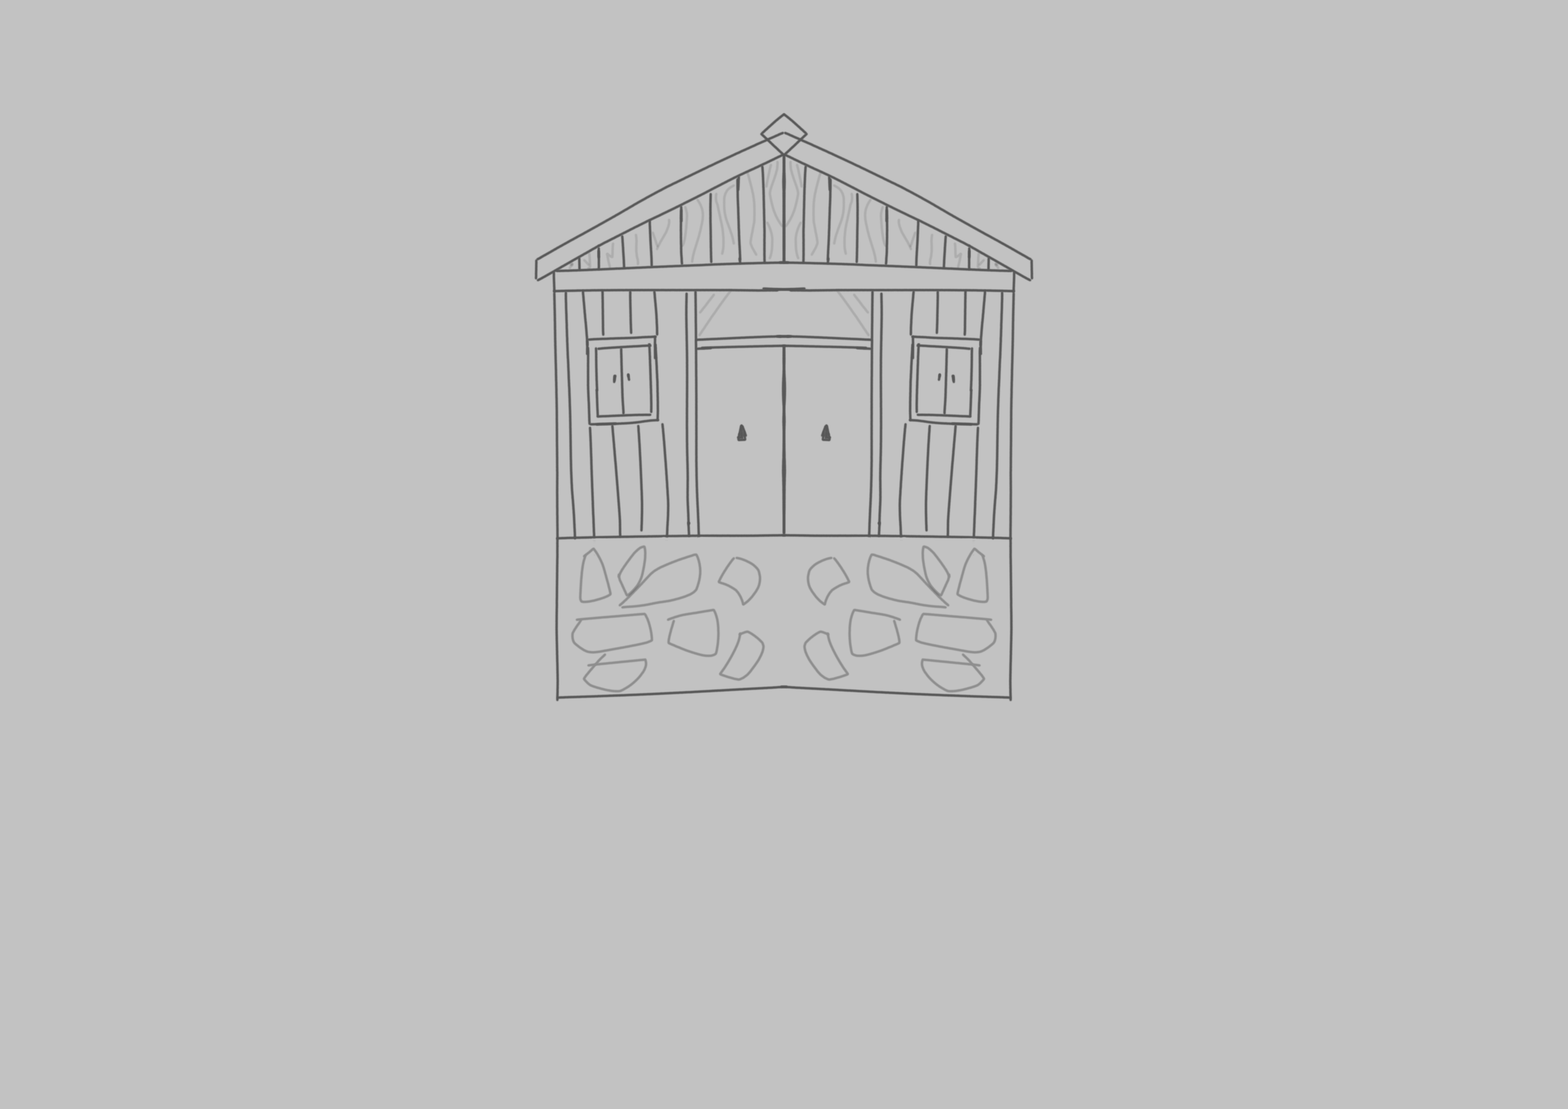
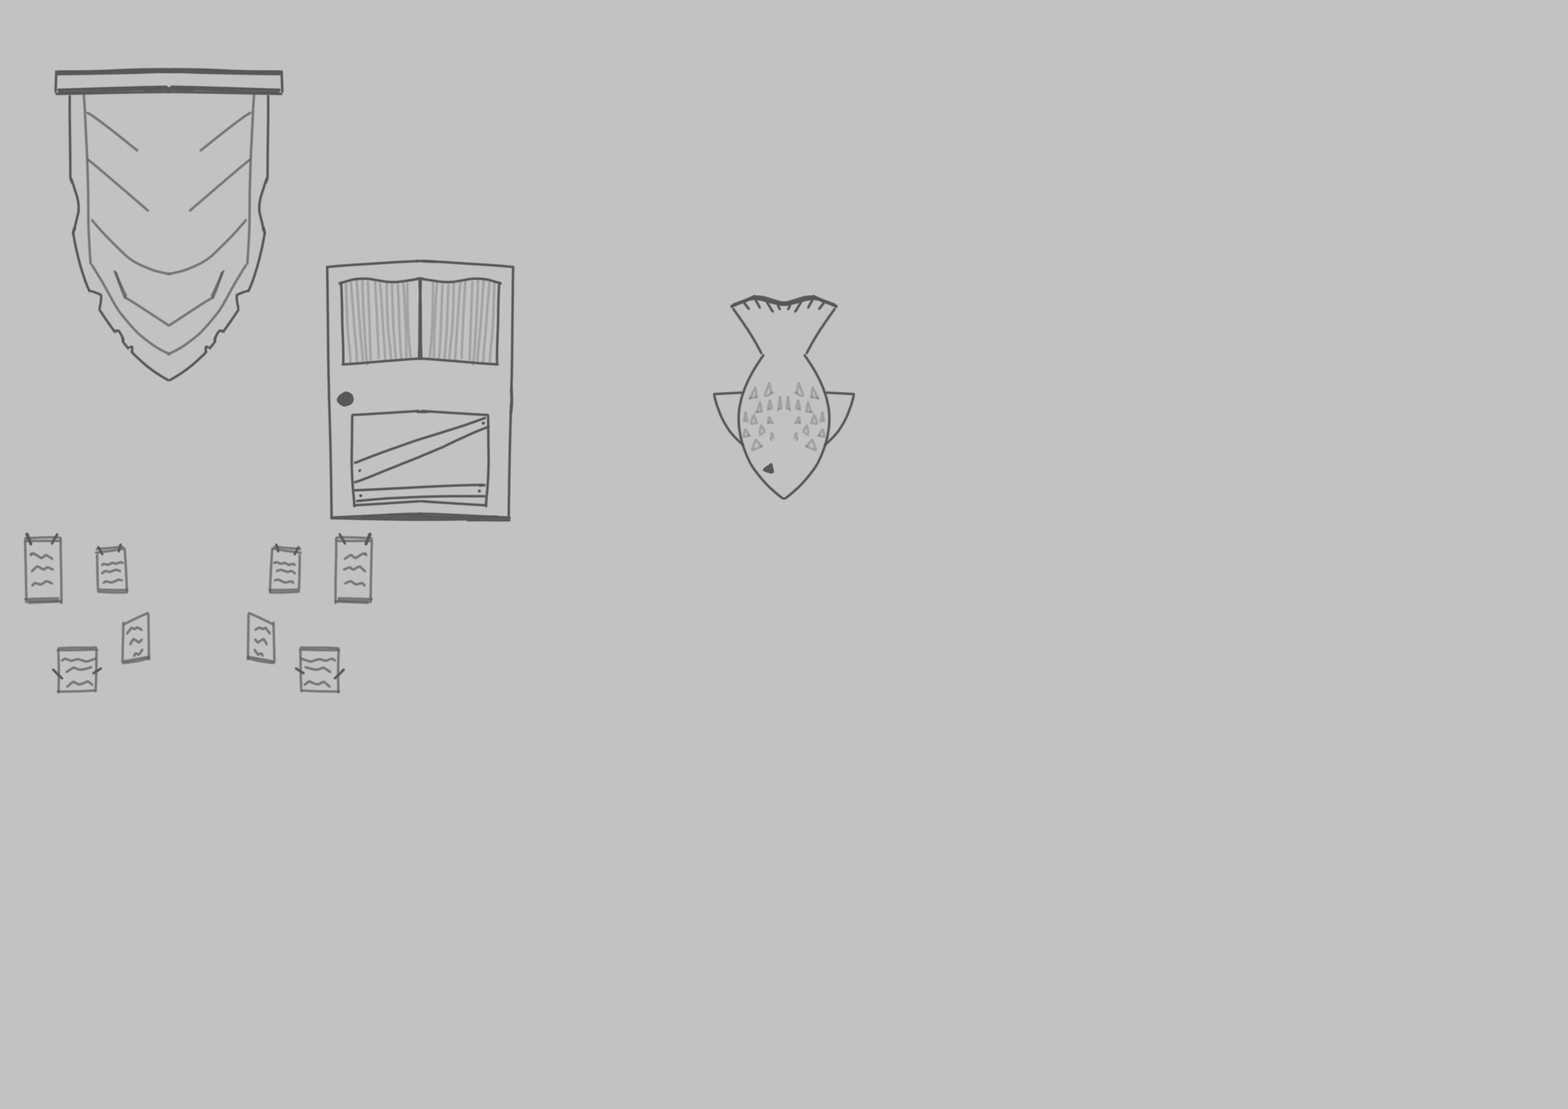
Layered file, before and after one edit (1568x1109). Changes by layer:
pixels changed over left=23, top=67, right=1034, bottom=702 (layer not identified)